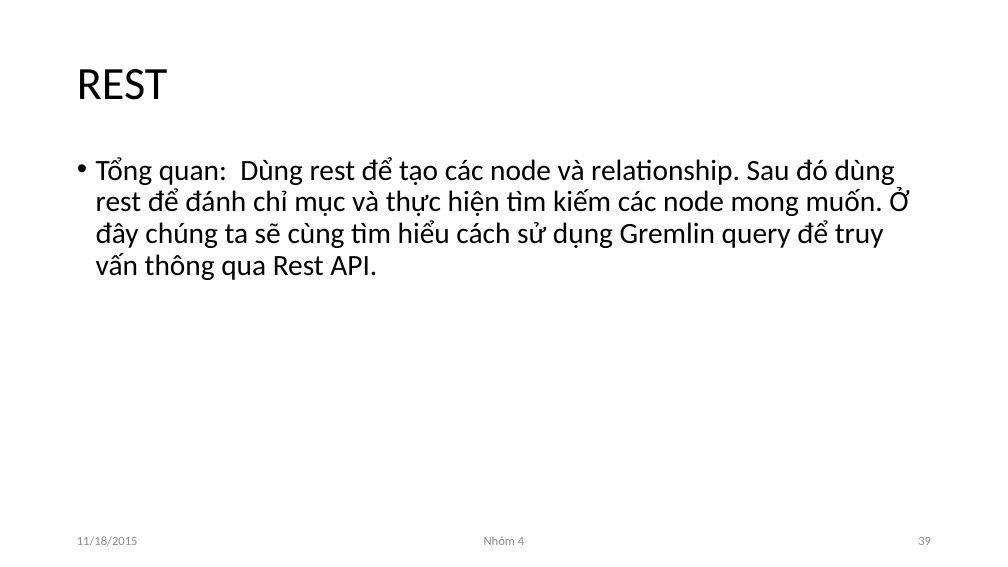
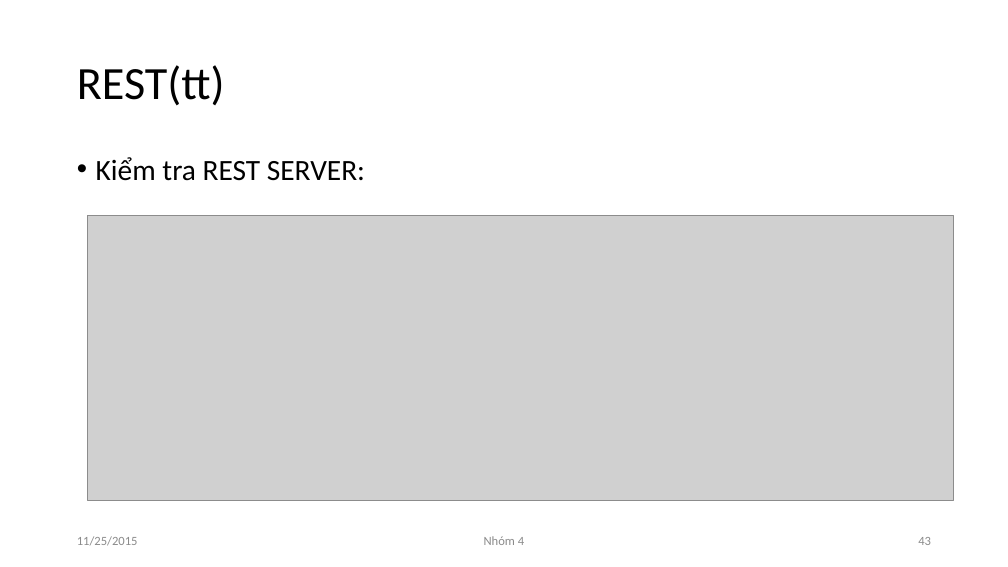
Before and after one commit to NguyenDucHoangLong/Group_4_HTTTHD, a slide deck: slide 43 of Document/Seminar/Slide/N04_SlideThuyetTrinh.pptx (slide 39 before the commit). Drawn at 1008x567 pixels with LibreOffice and Linux fonts; fonts in the diff are those of the drawing; grey boxes stand for pictures. Boxes give left, top, right and bottom in pixels: in the first picture for what was removed or moved away, otherwise in the second. Text is boxed around its words. In the diff, an @@ line names an element or a change of style, - is before the commit and + after.

```diff
--- a/Document/Seminar/Slide/N04_SlideThuyetTrinh.pptx
+++ b/Document/Seminar/Slide/N04_SlideThuyetTrinh.pptx
@@ title at (x1=77, y1=65, x2=225, y2=105): text changed @@
-REST
+REST(tt)
@@ text at (x1=96, y1=157, x2=365, y2=181): text changed @@
-• Tổng quan: Dùng rest để tạo các node và relationship. Sau đó dùng rest để đánh chỉ mục và thực hiện tìm kiếm các node mong muốn. Ở đây chúng ta sẽ cùng tìm hiểu cách sử dụng Gremlin query để truy vấn thông qua Rest API.
+• Kiểm tra REST SERVER:
@@ picture added at (x1=88, y1=216, x2=953, y2=501) @@
@@ text at (x1=77, y1=536, x2=138, y2=546): text changed @@
-11/18/2015
+11/25/2015
@@ page number at (x1=918, y1=537, x2=931, y2=545): text changed @@
-39
+43
```
Also in this commit, not shown: 72 other slides changed, 6 slides added, 7 slides removed, 1 other file.
